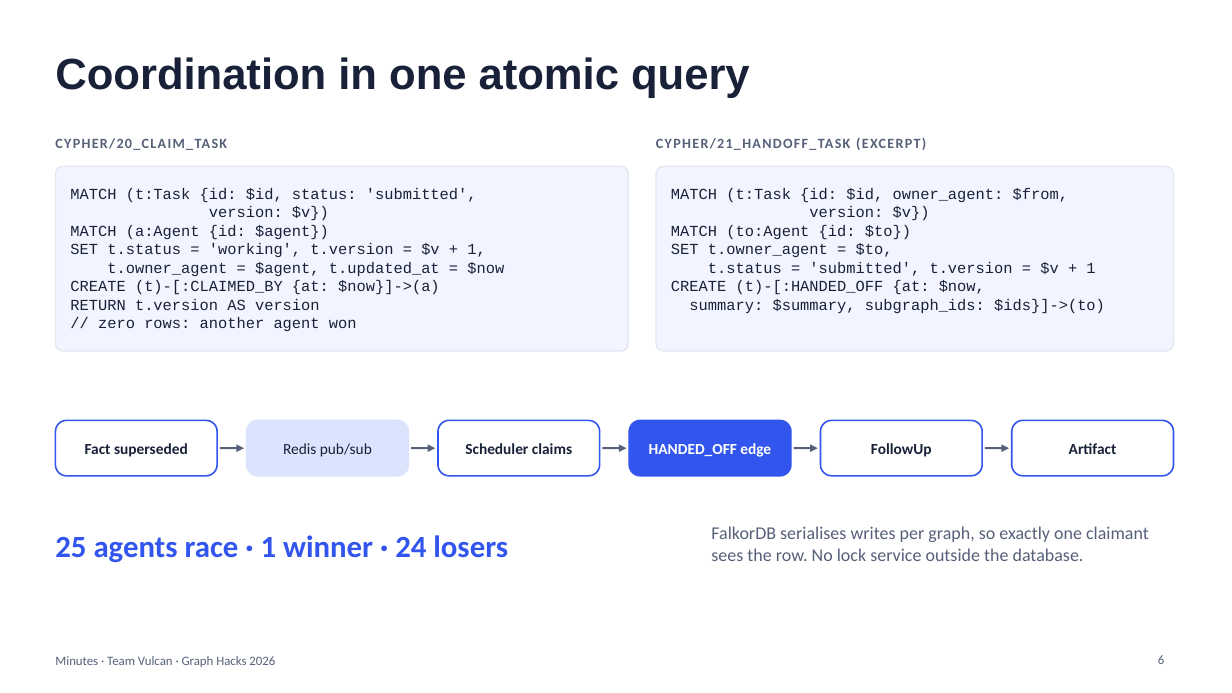
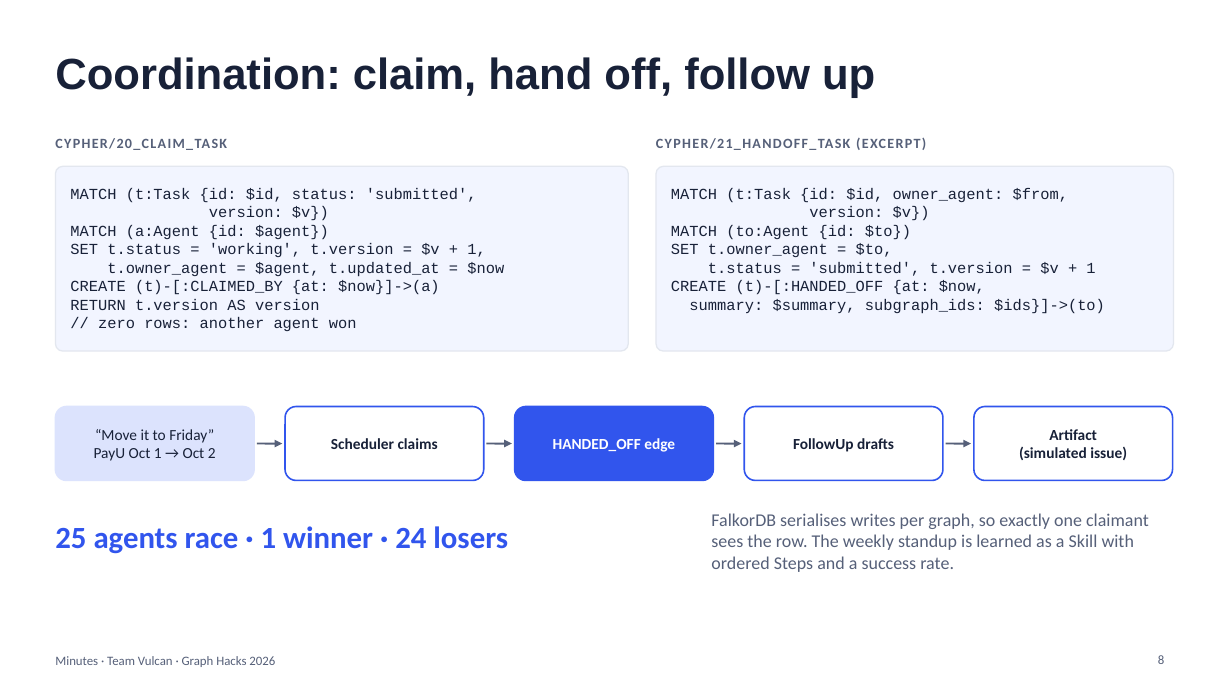
Before and after one commit to PDGamerSG/minutes-falkordb, a slide deck: slide 8 of docs/pitch/minutes-pitch.pptx (slide 6 before the commit). Drawn at 1232x693 pixels with LibreOffice and Linux fonts; fonts in the diff are those of the drawing. Boxes give left, top, right and bottom in pixels: in the first picture for what was removed or moved away, otherwise in the second. Text is boxed around its words. In the diff, an @@ line names an element or a change of style, - is before the commit and + after.

```diff
--- a/docs/pitch/minutes-pitch.pptx
+++ b/docs/pitch/minutes-pitch.pptx
@@ title at (55, 57, 875, 98): text changed @@
-Coordination in one atomic query
+Coordination: claim, hand off, follow up
@@ rounded rectangle "“Move it to Friday”": place and size @@
-rounded rectangle "“Move it to Friday”" at (55, 421, 217, 476)
+rounded rectangle "“Move it to Friday”" at (55, 407, 254, 481)
@@ rounded rectangle "“Move it to Friday”" at (55, 407, 254, 481): fill #FFFFFF to #DCE3FD; outline #3155ED 1.25 pt to #DCE3FD 1.25 pt; proportions changed @@
@@ rounded rectangle "Scheduler claims": place and size @@
-rounded rectangle "Scheduler claims" at (438, 421, 600, 476)
+rounded rectangle "Scheduler claims" at (285, 407, 483, 481)
@@ rounded rectangle "HANDED_OFF edge": place and size @@
-rounded rectangle "HANDED_OFF edge" at (629, 421, 791, 476)
+rounded rectangle "HANDED_OFF edge" at (515, 407, 714, 481)
@@ rounded rectangle "FollowUp drafts": place and size @@
-rounded rectangle "FollowUp drafts" at (821, 421, 982, 476)
+rounded rectangle "FollowUp drafts" at (744, 407, 943, 481)
@@ proportions changed in 4 elements at (515, 407, 714, 481), (285, 407, 483, 481), (744, 407, 943, 481), (974, 407, 1173, 481) @@
@@ rounded rectangle "Artifact": place and size @@
-rounded rectangle "Artifact" at (1012, 421, 1174, 476)
+rounded rectangle "Artifact" at (974, 407, 1173, 481)
@@ text in rounded rectangle at (94, 429, 216, 461): text changed; bold off @@
-Fact superseded
+“Move it to Friday”
+PayU Oct 1 → Oct 2
@@ rounded rectangle removed at (247, 421, 409, 476) @@
-Redis pub/sub
@@ arrow moved from (220, 448) - (244, 448) to (257, 444) - (283, 444) @@
@@ arrow moved from (411, 448) - (435, 448) to (486, 444) - (512, 444) @@
@@ arrow moved from (603, 448) - (627, 448) to (716, 444) - (742, 444) @@
@@ text in rounded rectangle at (793, 438, 894, 452): text changed @@
-FollowUp
+FollowUp drafts
@@ arrow moved from (794, 448) - (818, 448) to (945, 444) - (971, 444) @@
@@ arrow removed from (985, 448) to (1009, 448) @@
@@ text in rounded rectangle at (1019, 447, 1127, 460): paragraph added @@
+(simulated issue)
@@ text "25 agents race · 1 ...": place and size @@
-text "25 agents race · 1 ..." at (55, 535, 508, 563)
+text "25 agents race · 1 ..." at (55, 526, 508, 554)
@@ text at (711, 513, 1149, 572): text changed @@
-FalkorDB serialises writes per graph, so exactly one claimant sees the row. No lock service outside the database.
+FalkorDB serialises writes per graph, so exactly one claimant sees the row. The weekly standup is learned as a Skill with ordered Steps and a success rate.
```
Also in this commit, not shown: 6 other slides changed, 4 slides added, 4 slides removed, 3 other files.
